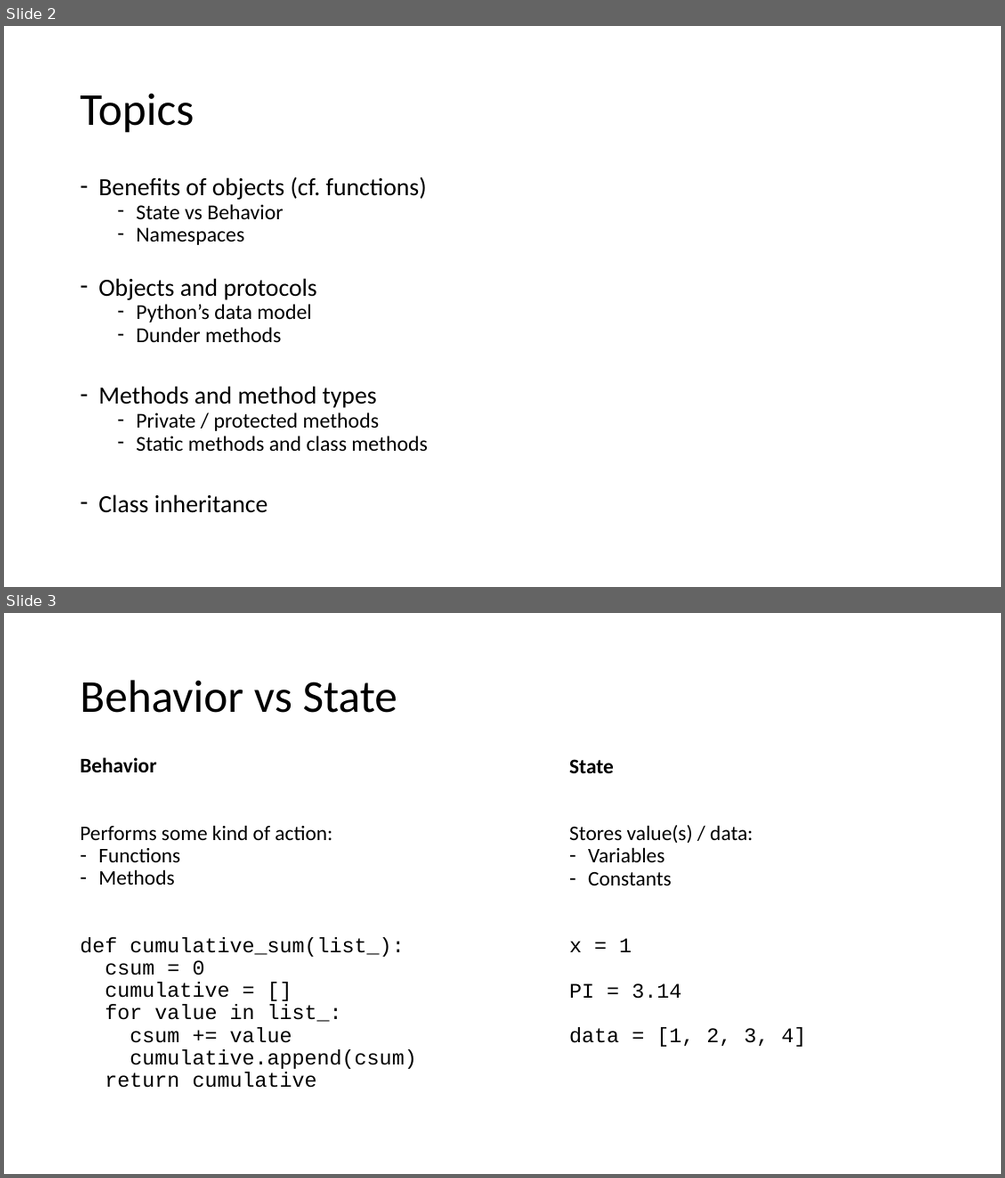
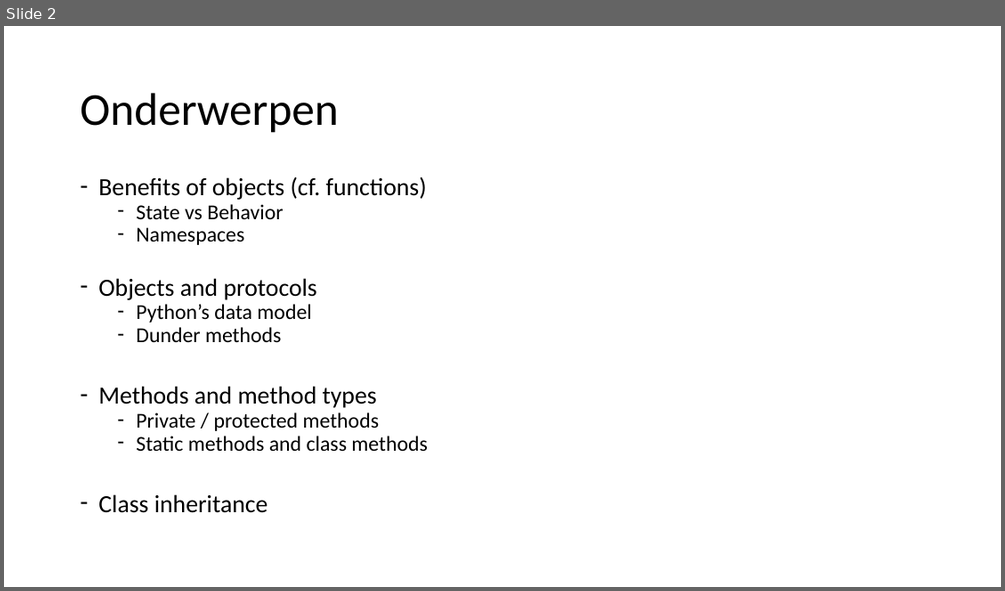
Before and after one commit to LFKoning/knowledge-sharing, a slide deck: objects/python_objects.pptx. Shown one above the other, each under a label of ours: slides 2 and 3 before the commit, slide 2 after it. The pictures are 1005x1178 and 1005x591 pixels, drawn with LibreOffice and Linux fonts; fonts in the diff are those of the drawing. Boxes give left, top, right and bottom in pixels: in the first picture for what was removed or moved away, otherwise in the second. Text is boxed around its words. In the diff, an @@ line names an element or a change of style, - is before the commit and + after.

```diff
--- a/objects/python_objects.pptx
+++ b/objects/python_objects.pptx
@@ slide 3 removed at box(4, 613, 1001, 1174), background #FFFFFF @@
@@ title removed at box(80, 680, 397, 713) @@
-Behavior vs State
@@ text removed at box(80, 757, 416, 1087) @@
-Behavior
-Performs some kind of action:
-– Functions
-– Methods
-def cumulative_sum(list_):
-csum = 0
-cumulative = []
-for value in list_:
-csum += value
-cumulative.append(csum)
-return cumulative
@@ text removed at box(569, 759, 806, 1046) @@
-State
-Stores value(s) / data:
-– Variables
-– Constants
-x = 1
-PI = 3.14
-data = [1, 2, 3, 4]
@@ slide 2 changed as well @@
@@ title at box(80, 93, 339, 133): text changed @@
-Topics
+Onderwerpen
```
Also in this commit, not shown: 4 other slides changed, 7 slides added, 2 other slides removed, 7 other files.
